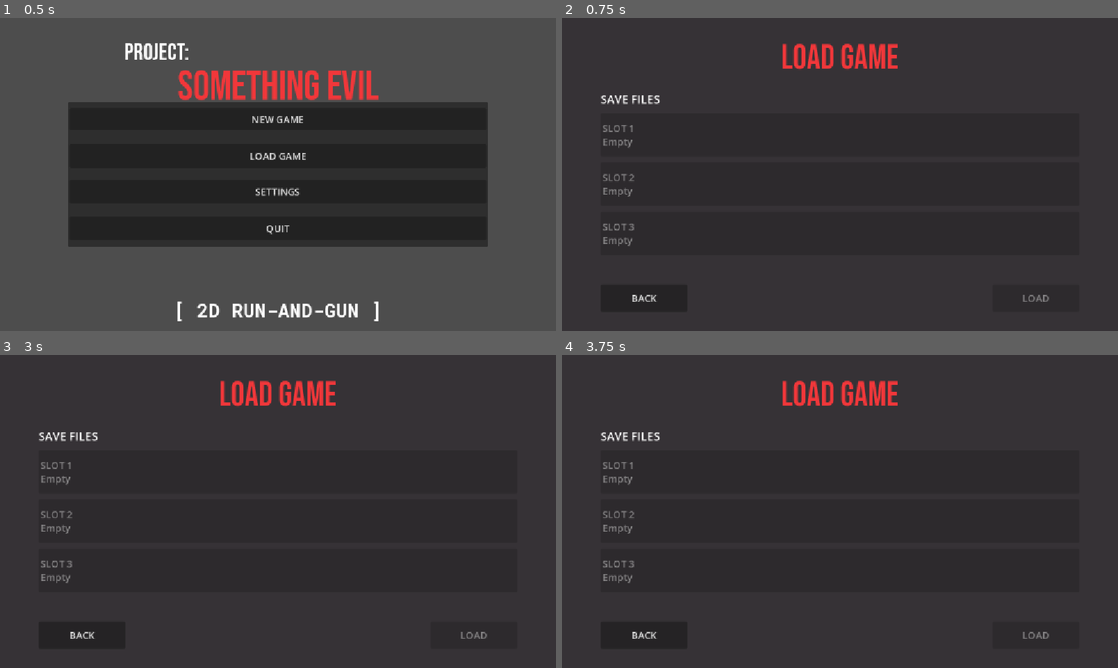
Above: before the commit, frames 1-4 (two rows, left to right).
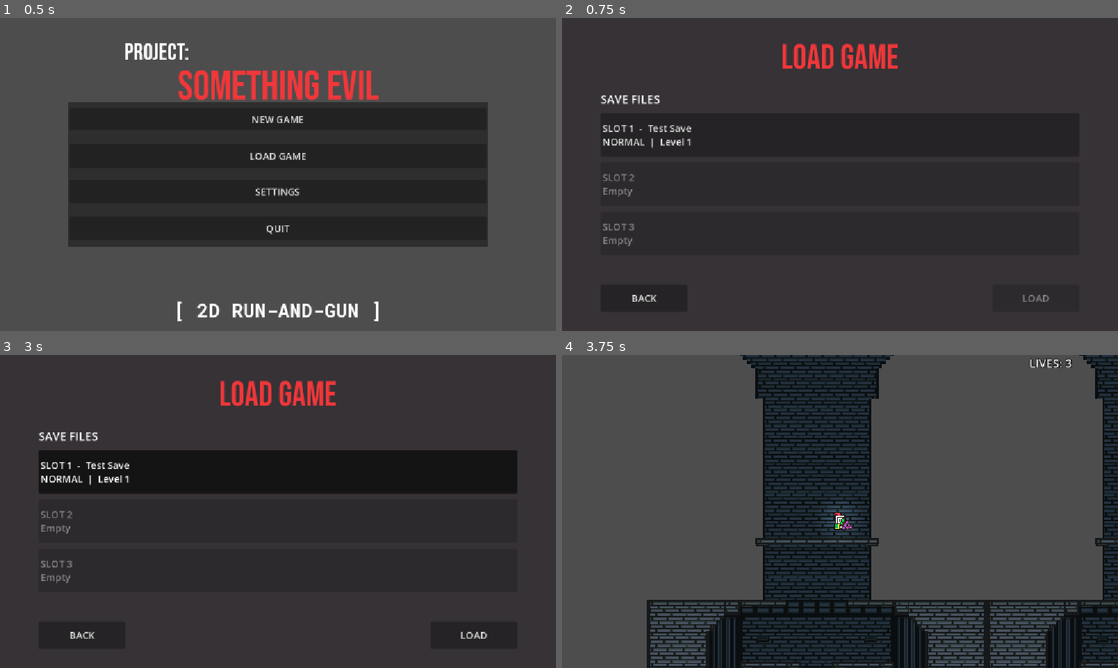
Above: after the commit, the same moments.

Repository: InferiorPosterior/project-something-evil
Game: Godot game, scene res://Scenes/game.tscn
Two runs of this game, one before a commit and one after it. Both use one fixed random seed, a clock stepped at 60 frames per second and the inputs below.
Inputs (mouse positions are in pixels of both pictures, inside the frame that each line leads up to):
- Up to frame 1 (0.5 s): no input
- Up to frame 2 (0.75 s): click "LOAD GAME" at 0.5 s
- Up to frame 3 (3 s): click "BACK" at 1.25 s; click "LOAD GAME" at 2 s; click (278, 470) at 2.75 s, where only the run after the commit has a clickable "SLOT 1 - Test Save NORMAL | L…"
- Up to frame 4 (3.75 s): click (1034, 636) at 3.5 s, where only the run after the commit has a clickable "LOAD"

Frame 1 is identical in both runs. In frame 2, 0.4% of the frame differs, in the area x 7-24%, y 34-42%; in frame 3, 0.4%; in frame 4, 85%, in the area x 0-100%, y 0-100%.

Commit message:
Update save_select.gd

Diff:
--- a/Scripts/save_select.gd
+++ b/Scripts/save_select.gd
@@ -21,6 +21,8 @@
 	"For players who want a challenge.",
 ]
 
+# Shows one fake save in Slot 1 so you can preview the Load Game screen. Set to false when real saves exist.
+const PREVIEW_FAKE_SAVE: bool = true
 
 # SET BY THE MAIN MENU BEFORE CHANGING TO THIS SCENE
 static var pending_mode: Mode = Mode.NEW
@@ -71,8 +73,11 @@
 
 	_refresh_slots()
 
+
 # PLACEHOLDER: replace with real save file reading. Return {} when the slot is empty.
 func _get_slot_data(slot: int) -> Dictionary:
+	if PREVIEW_FAKE_SAVE and slot == 0:
+		return {"name": "Test Save", "difficulty": 1, "level": "Level 1"}
 	return {}
 
 func _refresh_slots() -> void:
@@ -109,7 +114,7 @@
 		# TODO: read the save file for this slot here and apply it
 		pass
 	# PLACEHOLDER: always starts level 1 for now
-	get_tree().change_scene_to_file("res://Scenes/stage_1_prelude_to_evil.tscn")
+	get_tree().change_scene_to_file("res://Scenes/Stages/stage_1_prelude_to_evil.tscn")
 
 func _on_back_pressed() -> void:
 	get_tree().change_scene_to_file("res://Scenes/main_menu.tscn")
